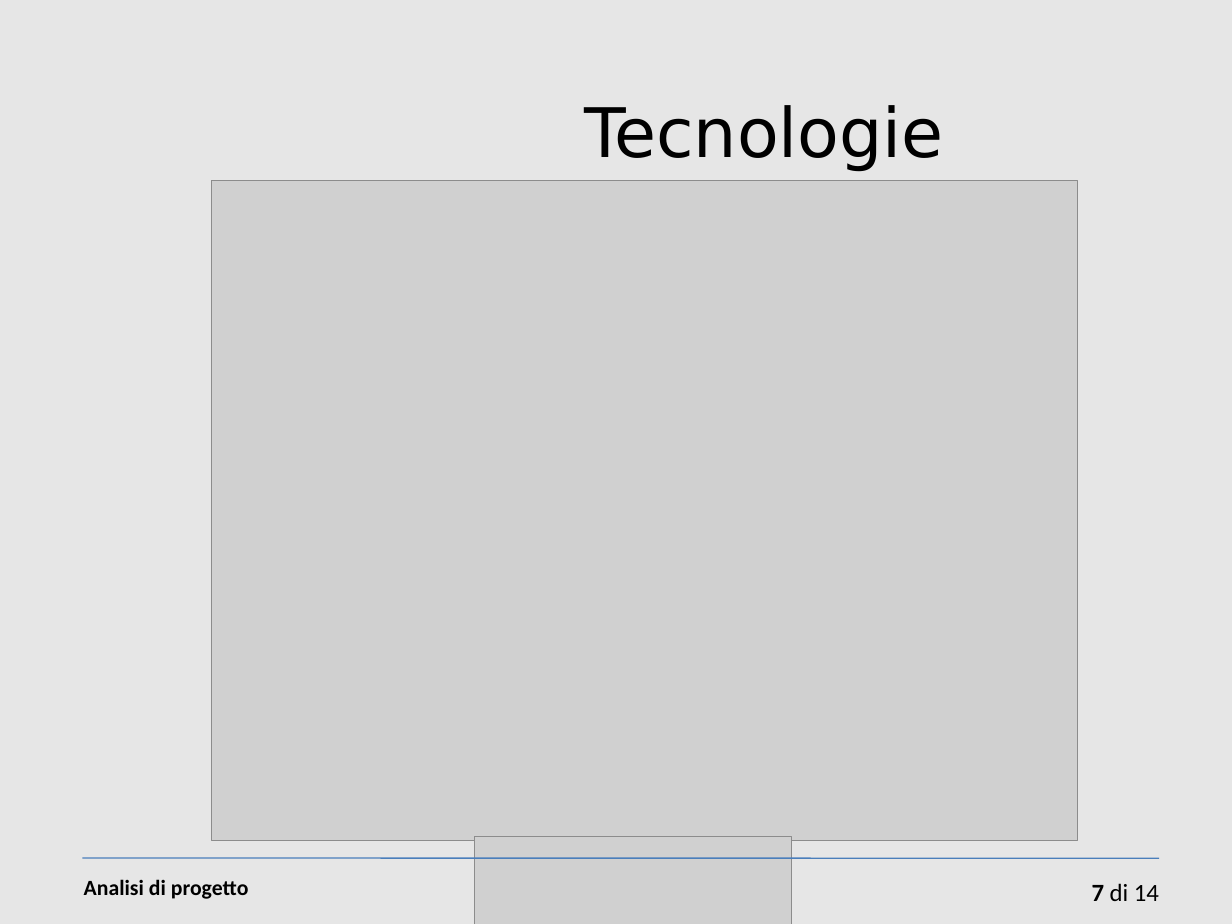
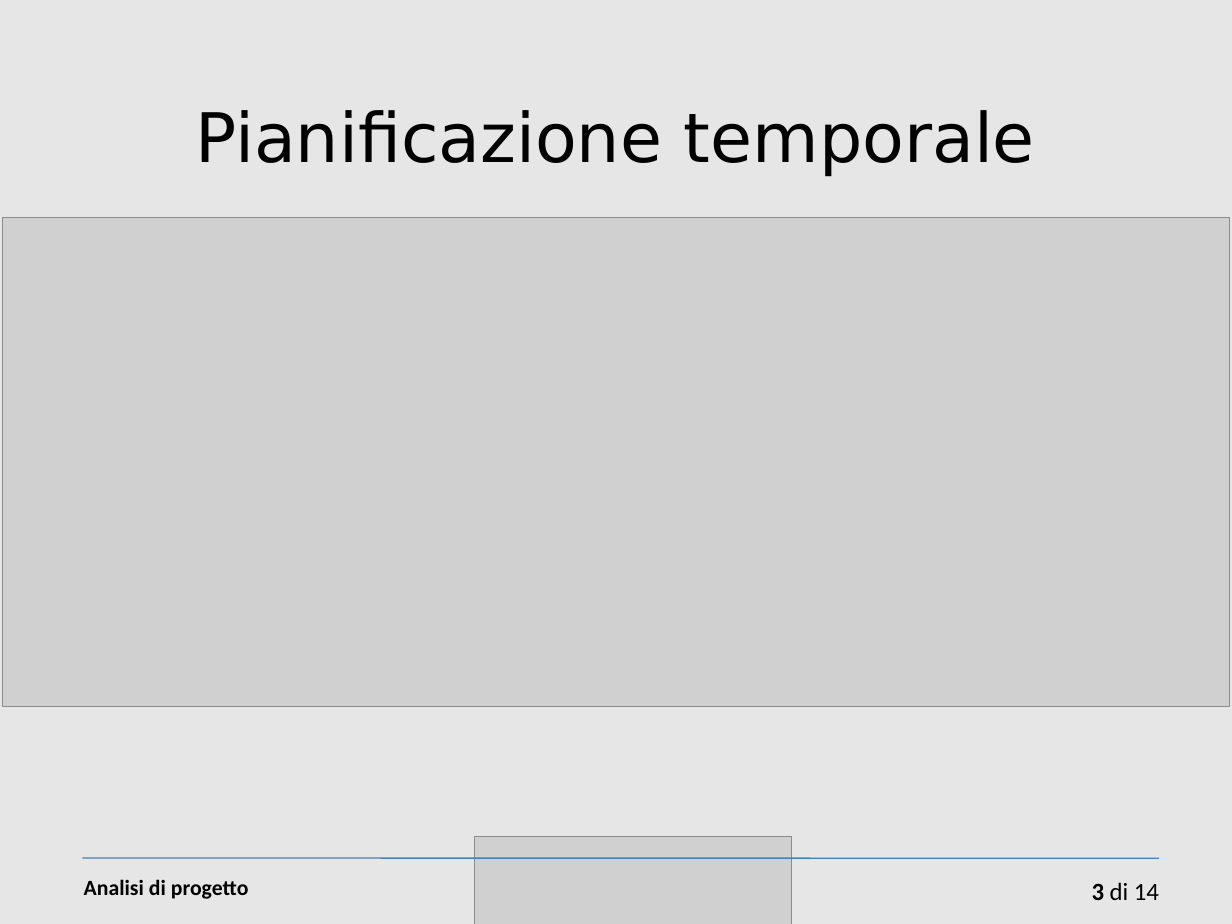
Before and after one commit to sevenfold-IS2011/woty_SGP, a slide deck: slide 3 of 3 pianificazione/Presentazione-cap3.ppt (slide 7 before the commit). Drawn at 1232x924 pixels with LibreOffice and Linux fonts; fonts in the diff are those of the drawing; grey boxes stand for pictures. Boxes give left, top, right and bottom in pixels: in the first picture for what was removed or moved away, otherwise in the second. Text is boxed around its words. In the diff, an @@ line names an element or a change of style, - is before the commit and + after.

```diff
--- a/3 pianificazione/Presentazione-cap3.ppt
+++ b/3 pianificazione/Presentazione-cap3.ppt
@@ text added at (196,110,1035,176), 44 pt, text #000000 @@
+Pianificazione temporale
@@ text removed at (584,105,944,171) @@
-Tecnologie
@@ picture: place and size @@
-picture at (212,180,1079,840)
+picture at (2,218,1230,708)
@@ page number at (1092,882,1159,900): text changed @@
-7 di 14
+3 di 14
```
Also in this commit, not shown: 1 other slide changed, 2 slides added, 12 slides removed, 2 other files.
